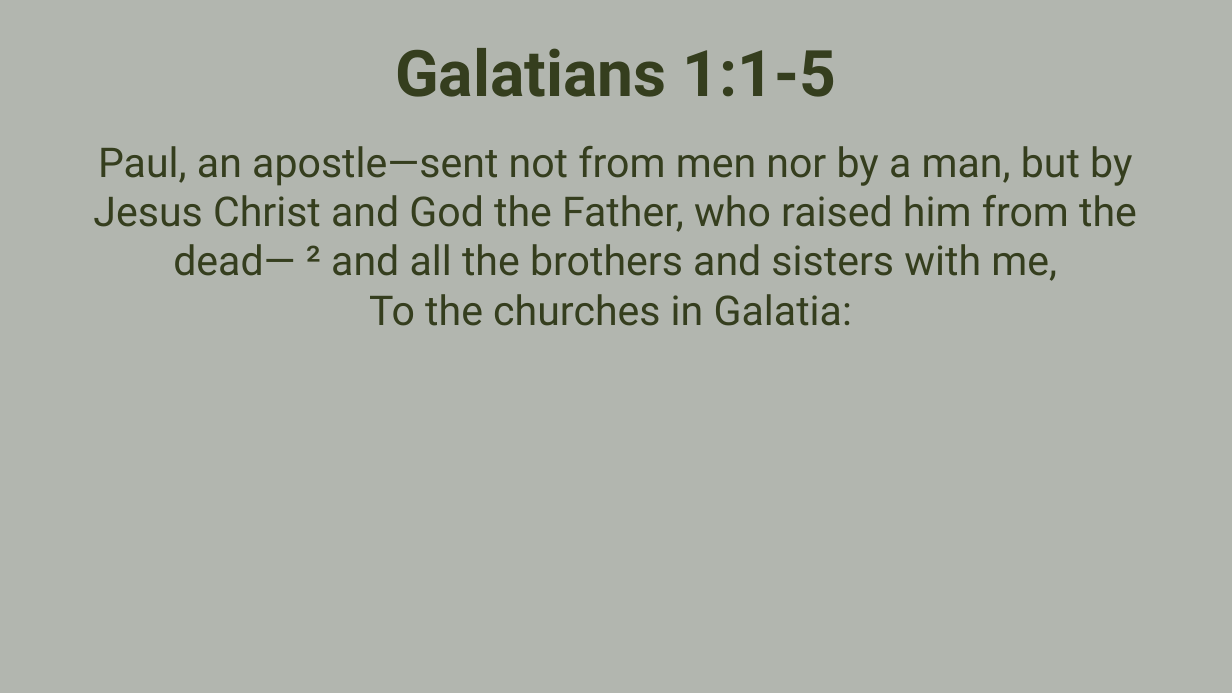
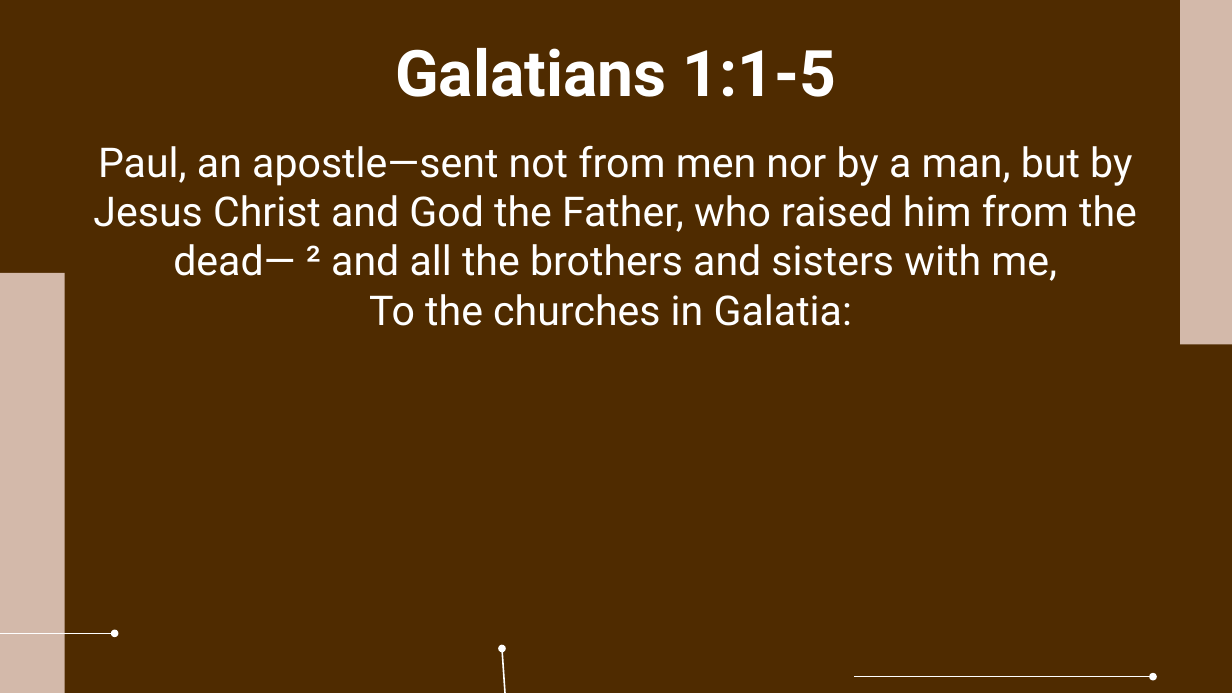
Before and after one commit to pangwuu/smallPowerpointMaker, a slide deck: slide 37 of Complete slides/2026_01_18.pptx. Drawn at 1232x693 pixels with LibreOffice and Linux fonts; fonts in the diff are those of the drawing; background and template pictures are left out. Boxes give left, top, right and bottom in pixels: in the first picture for what was removed or moved away, otherwise in the second. Text is boxed around its words. In the diff, an @@ line names an element or a change of style, - is before the commit and + after.

```diff
--- a/Complete slides/2026_01_18.pptx
+++ b/Complete slides/2026_01_18.pptx
@@ background #FFFFFF to #502C00 @@
@@ rectangle removed at (0, 0, 1232, 693) @@
@@ text "Galatians 1:1-5" at (395, 48, 836, 97): text colour #353E1E to #FFFFFF @@
@@ rectangle added at (1180, 0, 1232, 345), fill #D3B9AA @@
@@ text "Paul, an apostle—sent not from ..." at (93, 145, 1137, 326): text colour #353E1E to #FFFFFF @@
@@ rectangle added at (0, 273, 65, 693), fill #D3B9AA @@
@@ arrow added from (0, 633) to (115, 633), #FFFFFF 1.25 pt @@
@@ arrow added from (514, 693) to (502, 649), #FFFFFF 1.25 pt @@
@@ arrow added from (855, 677) to (1153, 677), #FFFFFF 1.25 pt @@
```
Also in this commit, not shown: 50 other slides changed.
